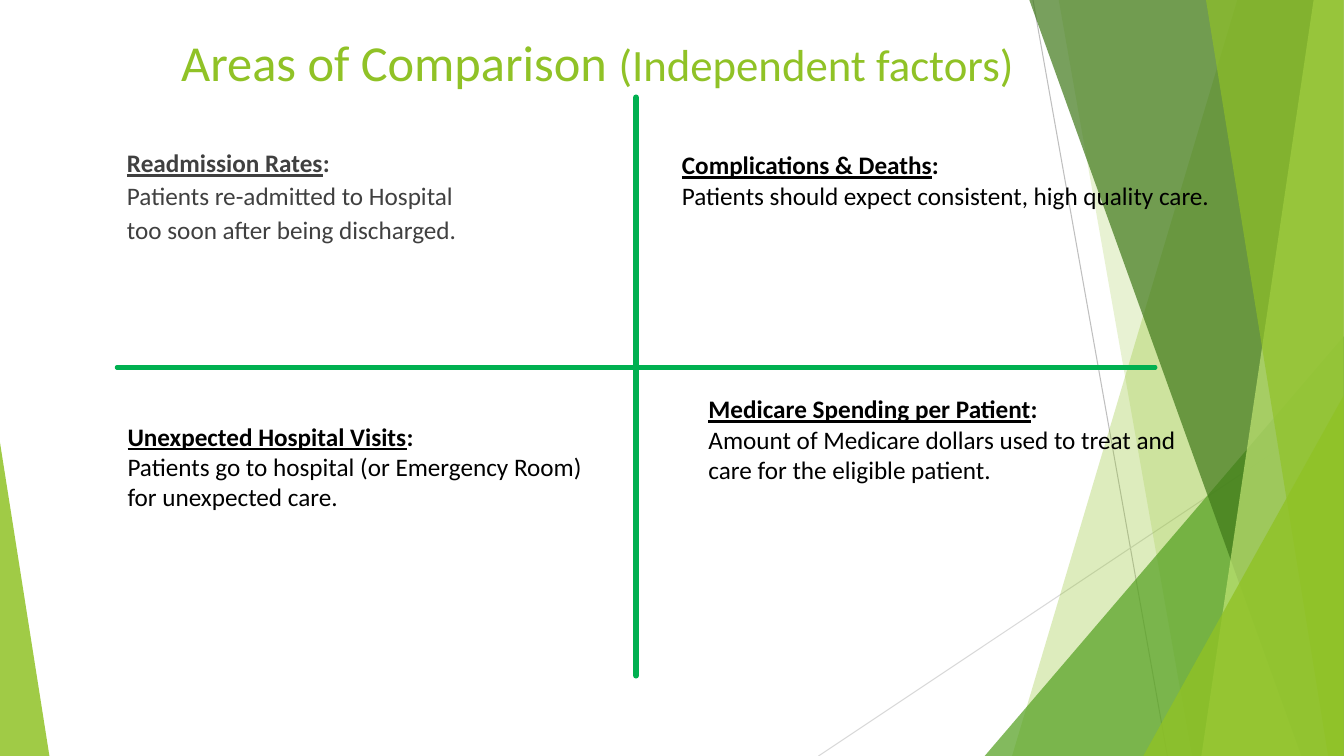
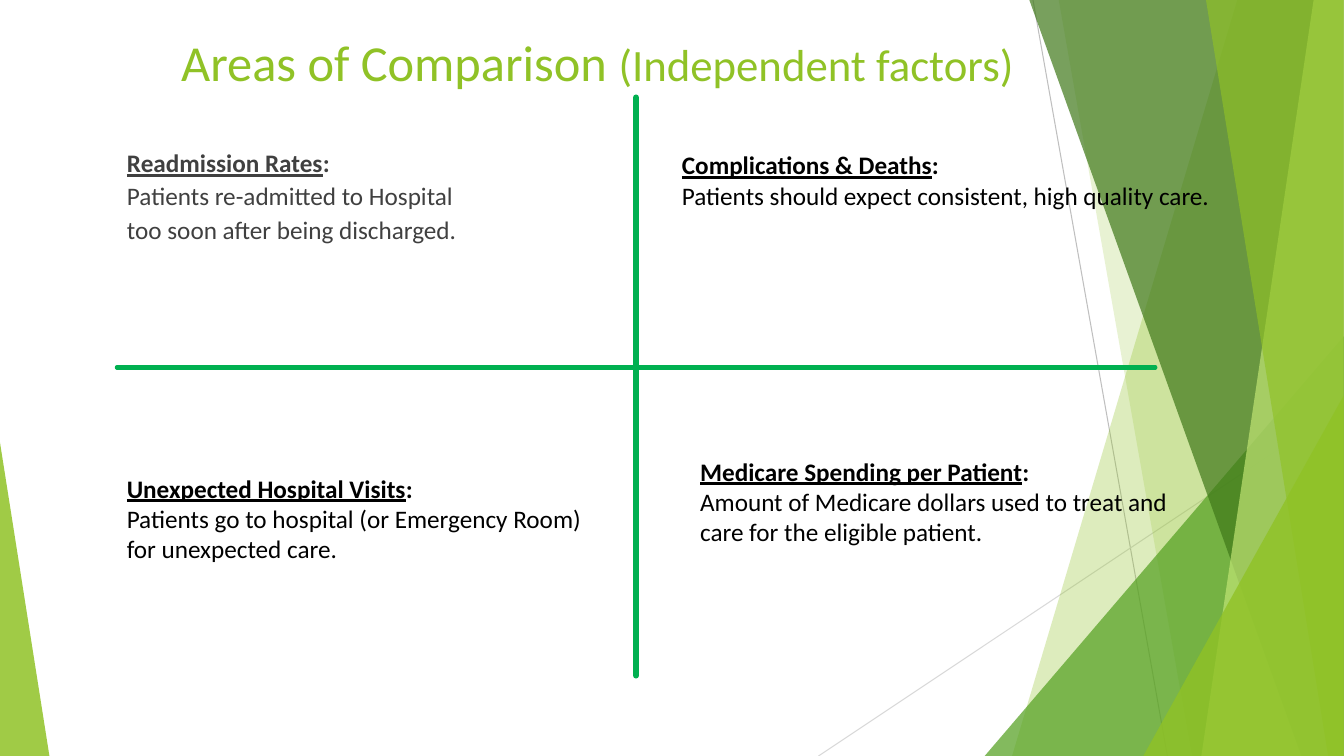
Before and after one commit to TedMur/SnakeBait, a slide deck: slide 3 of SnakeBitePresentation.pptx. Drawn at 1344x756 pixels with LibreOffice and Linux fonts; fonts in the diff are those of the drawing. Boxes give left, top, right and bottom in pixels: in the first picture for what was removed or moved away, otherwise in the second. Text is boxed around its words. In the diff, an @@ line names an element or a change of style, - is before the commit and + after.

```diff
--- a/SnakeBitePresentation.pptx
+++ b/SnakeBitePresentation.pptx
@@ text "Unexpected Hospital Visits:": place and size @@
-text "Unexpected Hospital Visits:" at [128, 428, 581, 510]
+text "Unexpected Hospital Visits:" at [127, 480, 580, 562]
@@ text "Medicare Spending per Patient:": place and size @@
-text "Medicare Spending per Patient:" at [708, 400, 1176, 484]
+text "Medicare Spending per Patient:" at [700, 463, 1167, 546]
```
Also in this commit, not shown: 3 other slides changed.
